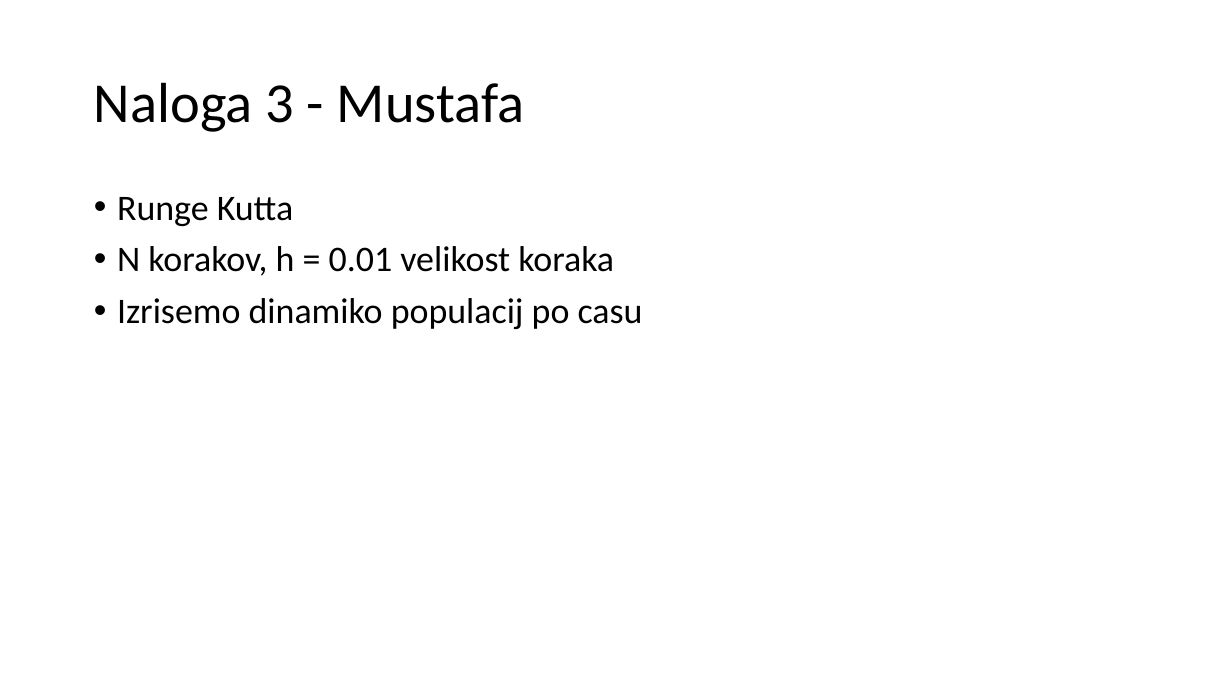
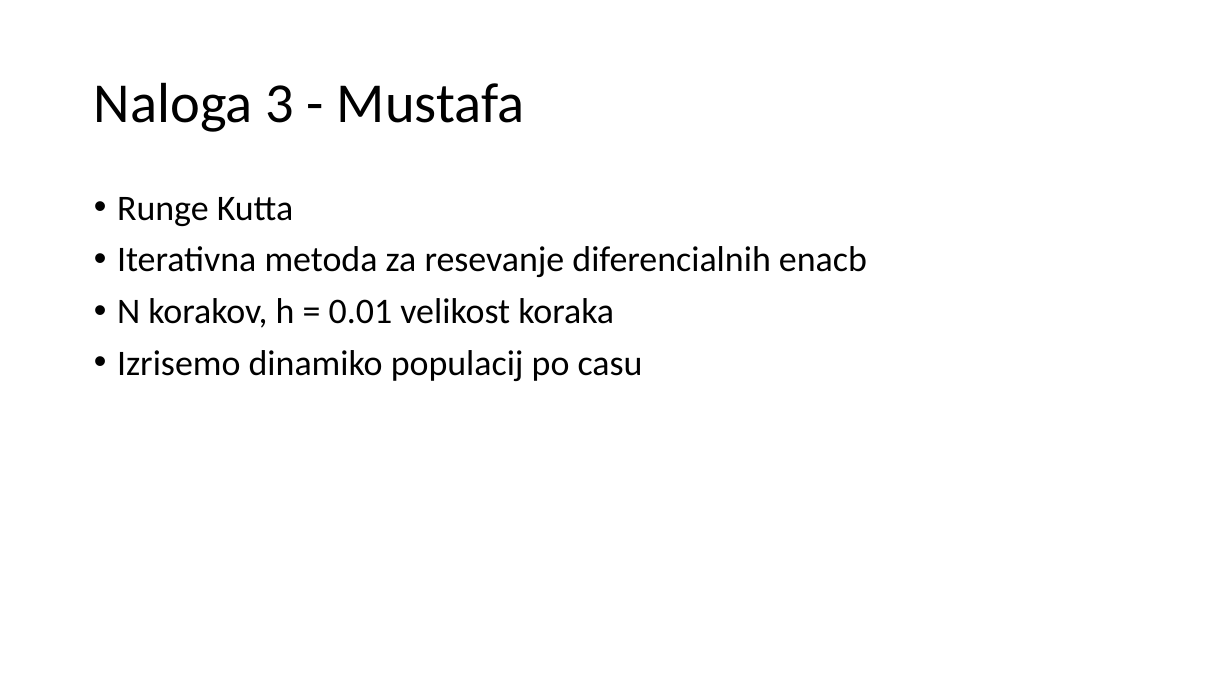
Before and after one commit to DomenMohorcic/Population-dynamics-in-the-food-chain, a slide deck: slide 7 of docs/predstavitev_text.pptx. Drawn at 1232x693 pixels with LibreOffice and Linux fonts; fonts in the diff are those of the drawing. Boxes give left, top, right and bottom in pixels: in the first picture for what was removed or moved away, otherwise in the second. Text is boxed around its words. In the diff, an @@ line names an element or a change of style, - is before the commit and + after.

```diff
--- a/docs/predstavitev_text.pptx
+++ b/docs/predstavitev_text.pptx
@@ text at bbox=[117, 246, 867, 277]: paragraph added @@
+• Iterativna metoda za resevanje diferencialnih enacb
```
Also in this commit, not shown: 1 other file.
